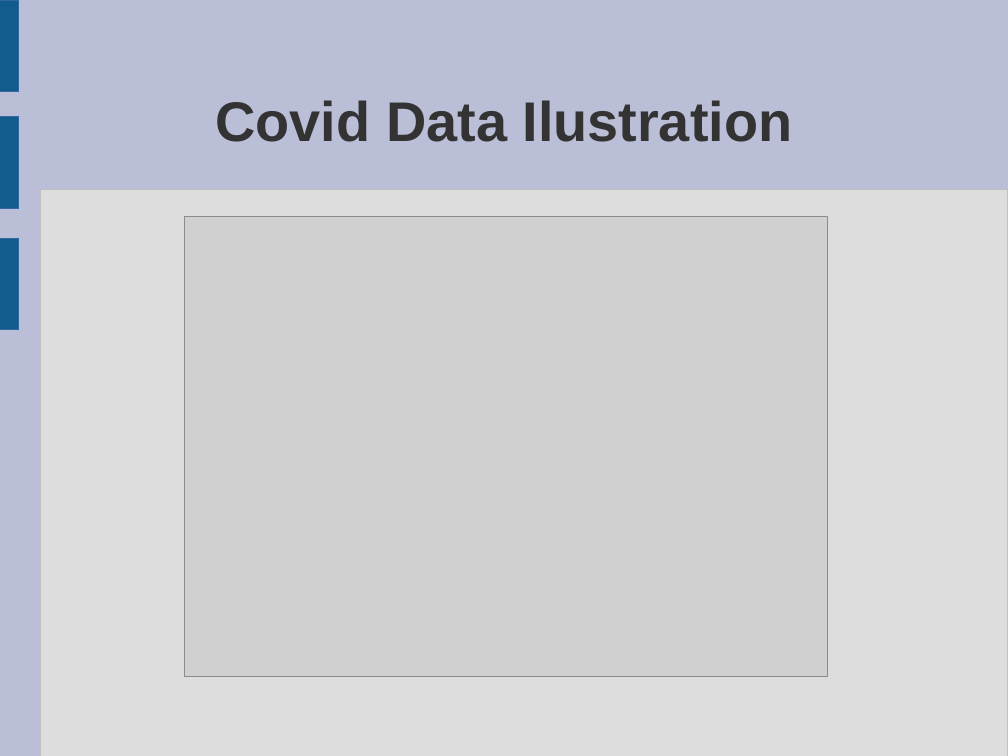
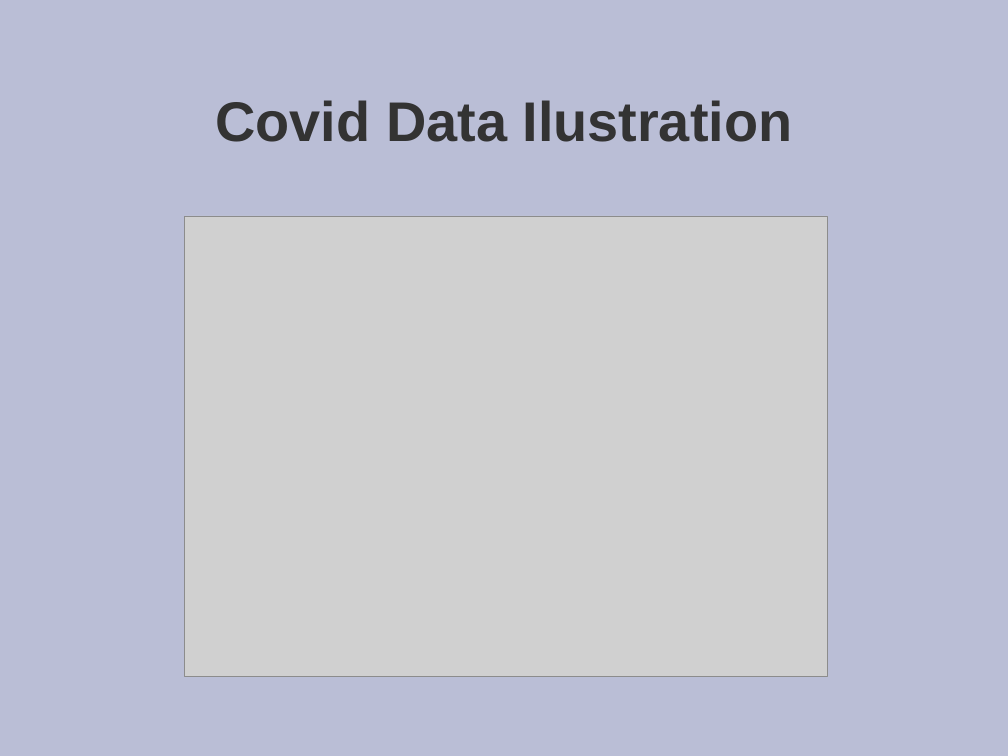
Before and after one commit to silva93x/PI_CovidDataIlustration, a slide deck: slide 7 of Documents/presentacion.odp (slide 6 before the commit). Drawn at 1008x756 pixels with LibreOffice and Linux fonts; fonts in the diff are those of the drawing; grey boxes stand for pictures. Boxes give left, top, right and bottom in pixels: in the first picture for what was removed or moved away, otherwise in the second. Text is boxed around its words. In the diff, an @@ line names an element or a change of style, - is before the commit and + after.

```diff
--- a/Documents/presentacion.odp
+++ b/Documents/presentacion.odp
@@ rectangle removed at box(0, 0, 18, 91) @@
@@ rectangle removed at box(0, 117, 18, 209) @@
@@ rectangle removed at box(40, 189, 1008, 756) @@
@@ rectangle removed at box(0, 238, 18, 329) @@
```
Also in this commit, not shown: 4 other slides changed, 1 slide added, 4 other files.
